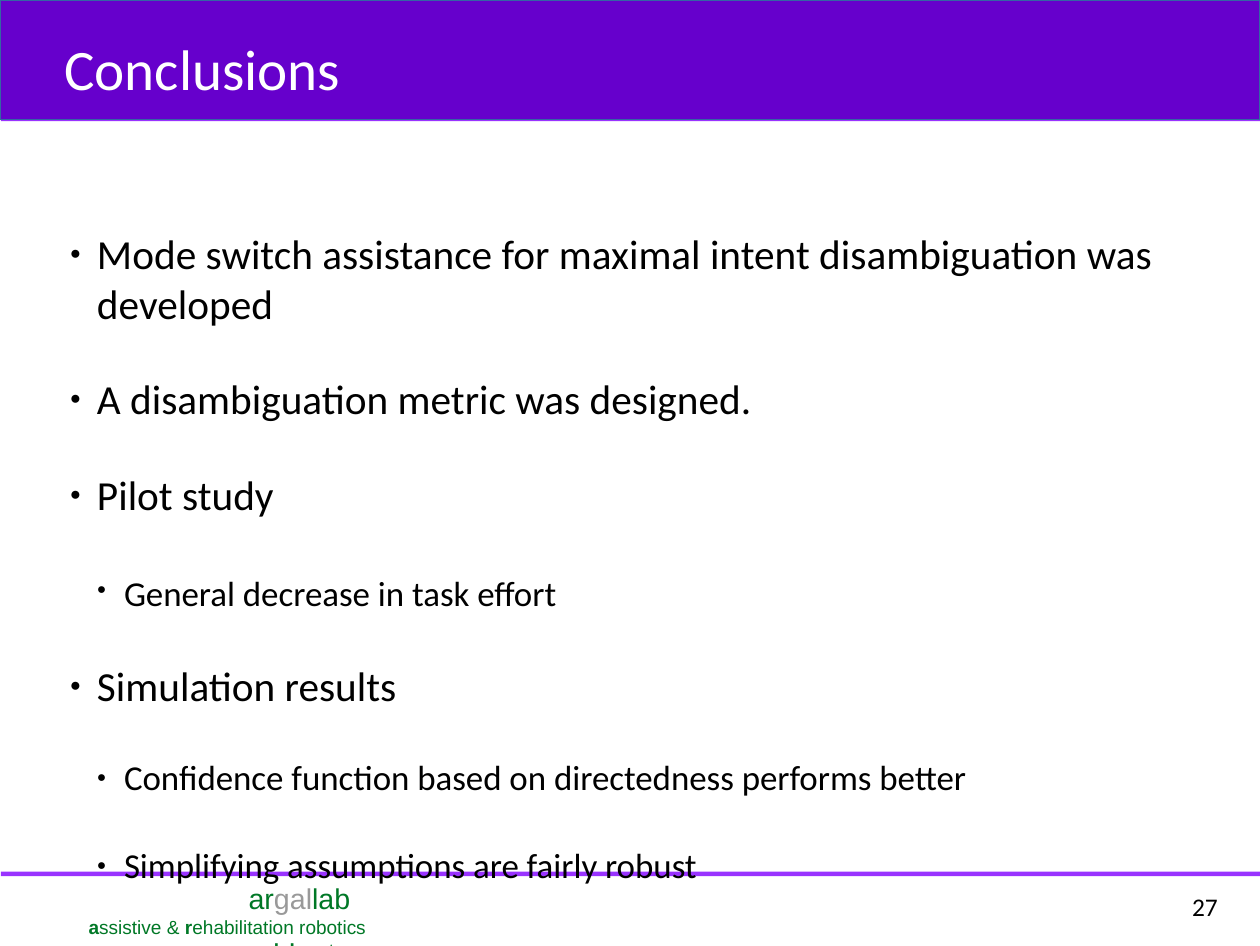
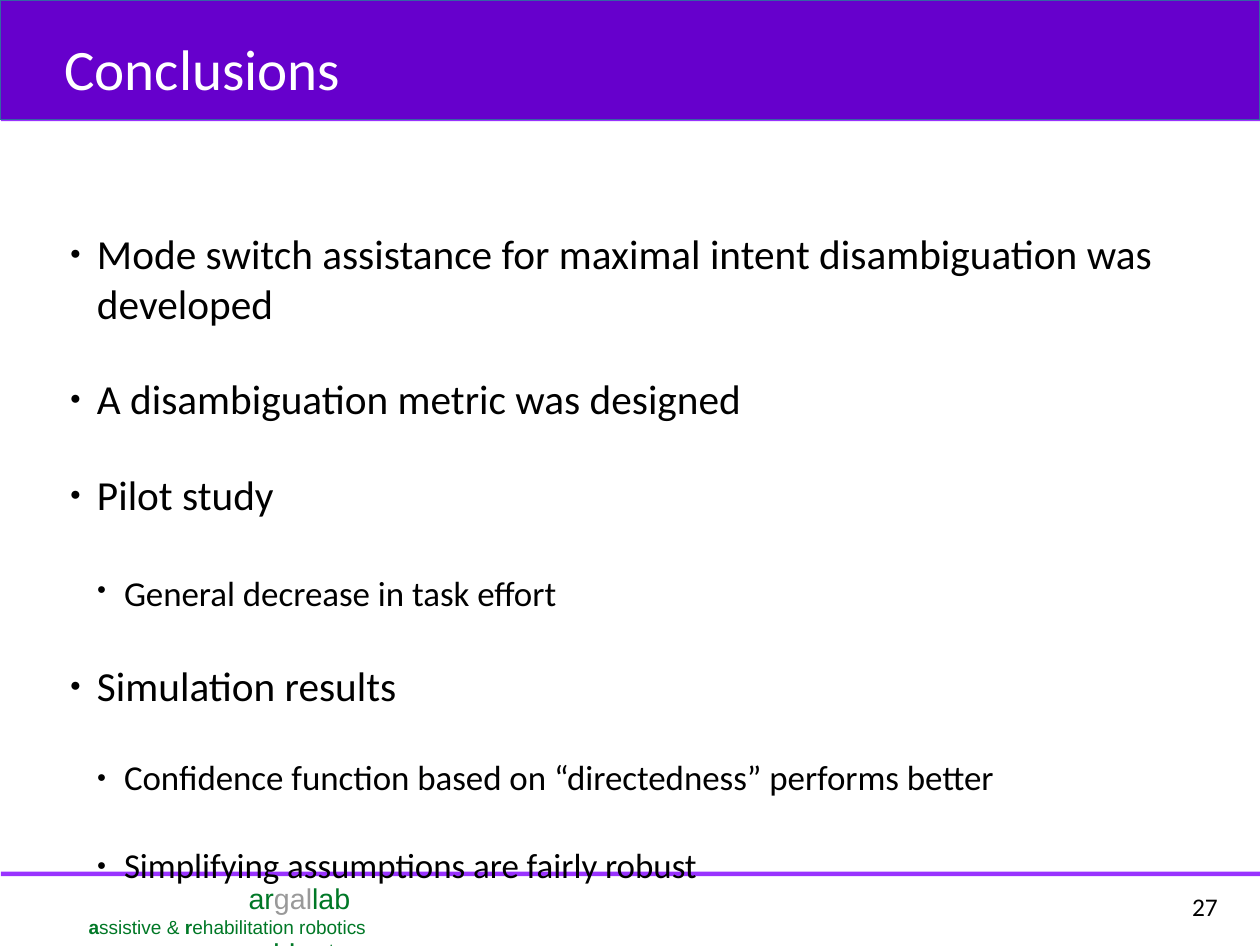
Before and after one commit to deepakgopinath/Quals_Stuff, a slide deck: slide 27 of Presentation/Deepak_ME_Quals.odp. Drawn at 1260x946 pixels with LibreOffice and Linux fonts; fonts in the diff are those of the drawing. Boxes give left, top, right and bottom in pixels: in the first picture for what was removed or moved away, otherwise in the second. Text is boxed around its words. In the diff, an @@ line names an element or a change of style, - is before the commit and + after.

```diff
--- a/Presentation/Deepak_ME_Quals.odp
+++ b/Presentation/Deepak_ME_Quals.odp
@@ text at (97,385,741,421): text changed @@
-● A disambiguation metric was designed.
+● A disambiguation metric was designed
@@ text at (124,765,994,796): text changed @@
-  ● Confidence function based on directedness performs better
+  ● Confidence function based on “directedness” performs better
```
Also in this commit, not shown: 9 other slides changed.
